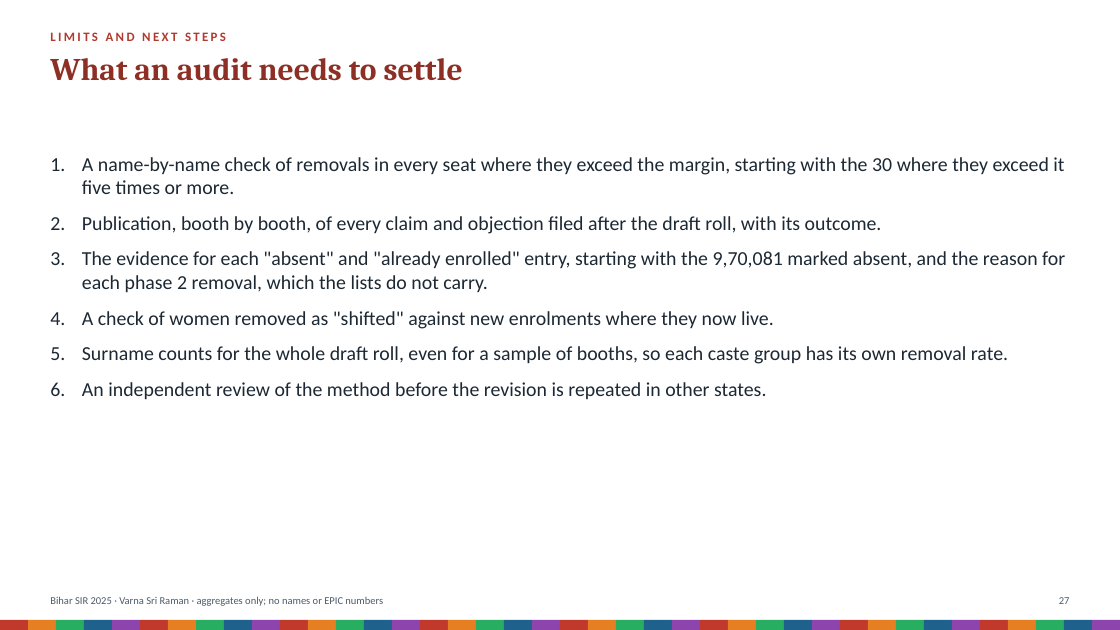
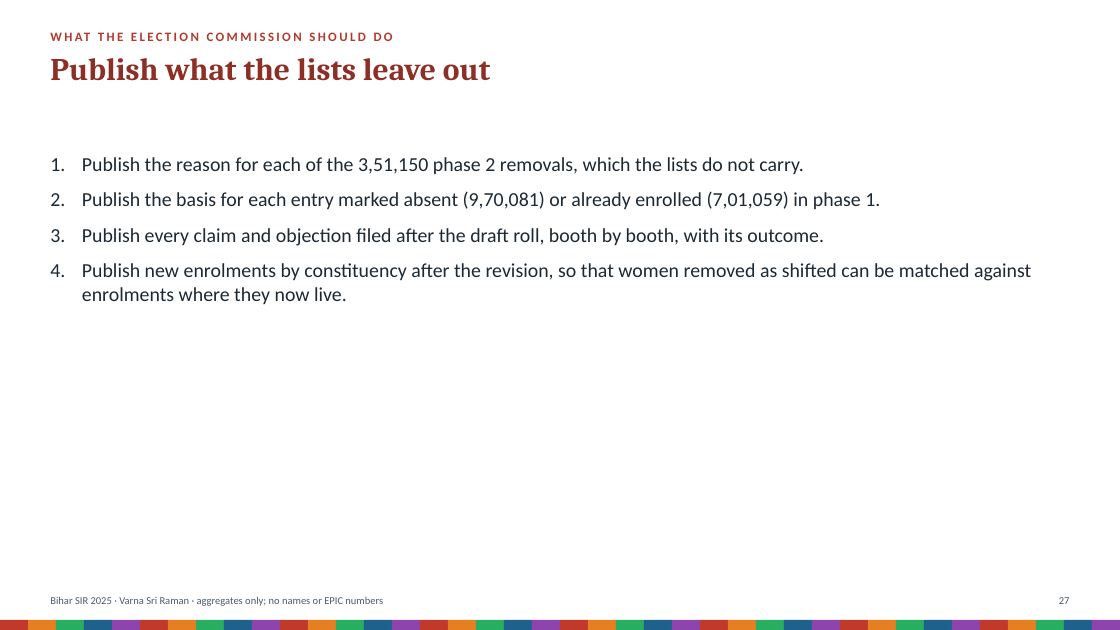
Before and after one commit to Varnasr/INDIA-DATA, a slide deck: slide 27 of reports/bihar-sir-2025-deck.pptx. Drawn at 1120x630 pixels with LibreOffice and Linux fonts; fonts in the diff are those of the drawing. Boxes give left, top, right and bottom in pixels: in the first picture for what was removed or moved away, otherwise in the second. Text is boxed around its words. In the diff, an @@ line names an element or a change of style, - is before the commit and + after.

```diff
--- a/reports/bihar-sir-2025-deck.pptx
+++ b/reports/bihar-sir-2025-deck.pptx
@@ text at box(50, 32, 226, 41): text changed @@
-LIMITS AND NEXT STEPS
+WHAT THE ELECTION COMMISSION SHOULD DO
@@ text at box(50, 58, 490, 81): text changed @@
-What an audit needs to settle
+Publish what the lists leave out
@@ text at box(82, 157, 1031, 304): text changed @@
-1. A name-by-name check of removals in every seat where they exceed the margin, starting with the 30 where they exceed it five times or more.
-2. Publication, booth by booth, of every claim and objection filed after the draft roll, with its outcome.
-3. The evidence for each "absent" and "already enrolled" entry, starting with the 9,70,081 marked absent, and the reason for each phase 2 removal, which the lists do not carry.
-4. A check of women removed as "shifted" against new enrolments where they now live.
-5. Surname counts for the whole draft roll, even for a sample of booths, so each caste group has its own removal rate.
-6. An independent review of the method before the revision is repeated in other states.
+1. Publish the reason for each of the 3,51,150 phase 2 removals, which the lists do not carry.
+2. Publish the basis for each entry marked absent (9,70,081) or already enrolled (7,01,059) in phase 1.
+3. Publish every claim and objection filed after the draft roll, booth by booth, with its outcome.
+4. Publish new enrolments by constituency after the revision, so that women removed as shifted can be matched against enrolments where they now live.
```
Also in this commit, not shown: 4 other slides changed, 51 other files.
